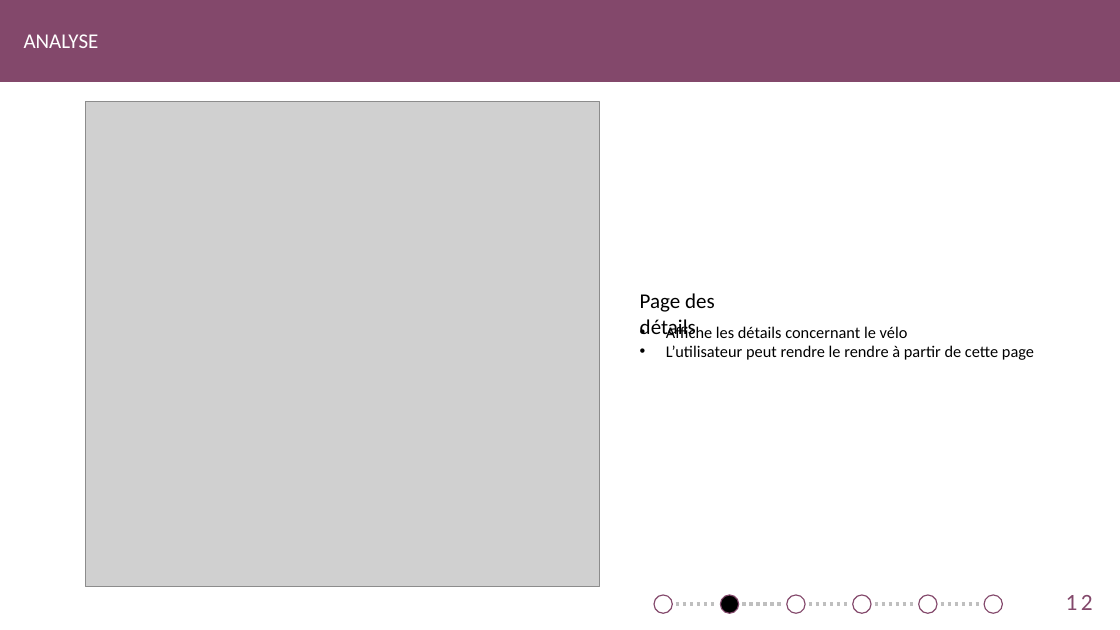
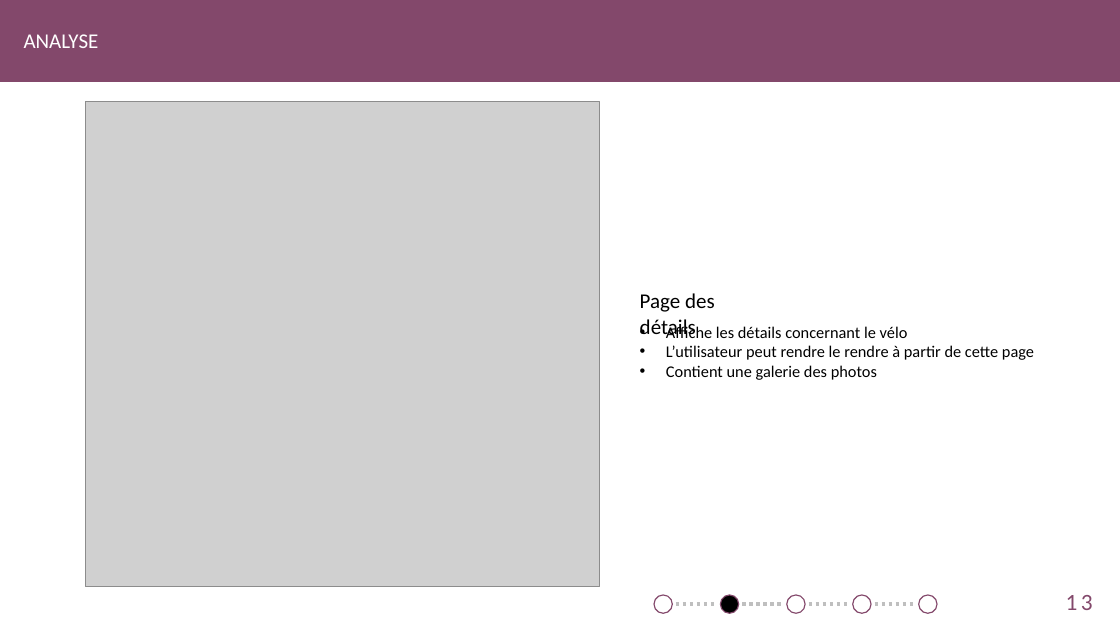
Before and after one commit to SweetDjsnow/TPI_GitHub, a slide deck: slide 13 of Documentation/Found Your Bike.pptx (slide 12 before the commit). Drawn at 1120x630 pixels with LibreOffice and Linux fonts; fonts in the diff are those of the drawing; grey boxes stand for pictures. Boxes give left, top, right and bottom in pixels: in the first picture for what was removed or moved away, otherwise in the second. Text is boxed around its words. In the diff, an @@ line names an element or a change of style, - is before the commit and + after.

```diff
--- a/Documentation/Found Your Bike.pptx
+++ b/Documentation/Found Your Bike.pptx
@@ text at (x1=666, y1=365, x2=877, y2=380): paragraph added @@
+• Contient une galerie des photos
@@ ellipse removed at (x1=985, y1=595, x2=1003, y2=613) @@
@@ page number at (x1=1066, y1=595, x2=1093, y2=610): text changed @@
-12
+13
@@ line removed from (941, 604) to (981, 604) @@
```
Also in this commit, not shown: 11 other slides changed, 8 slides added, 2 other files.
